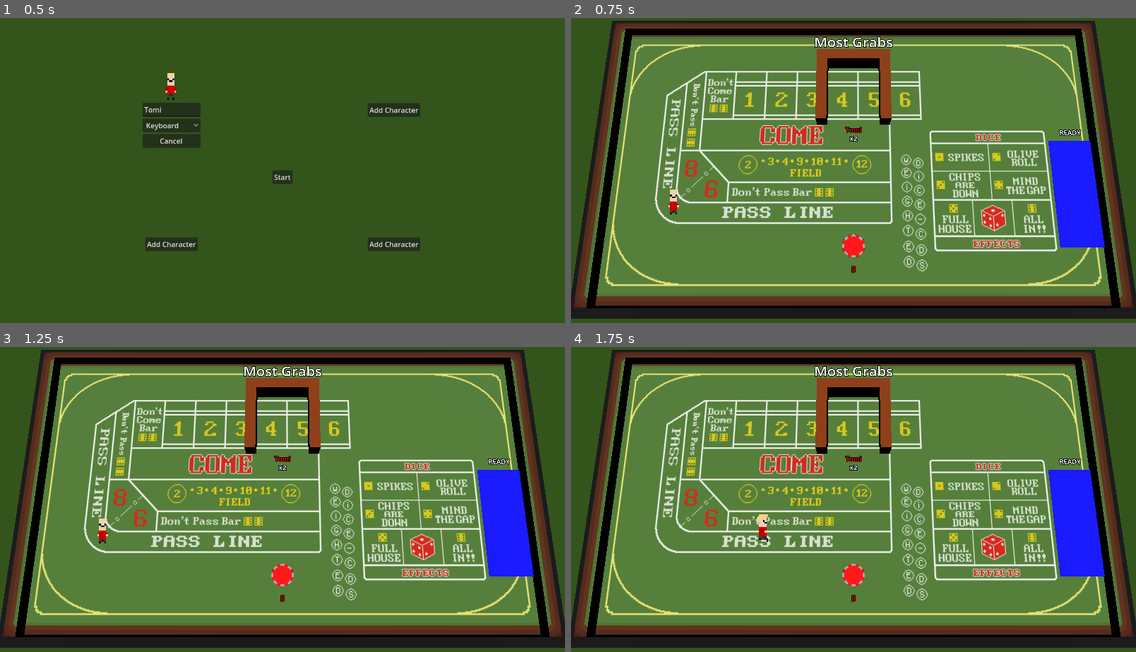
Above: before the commit, frames 1-4 (two rows, left to right).
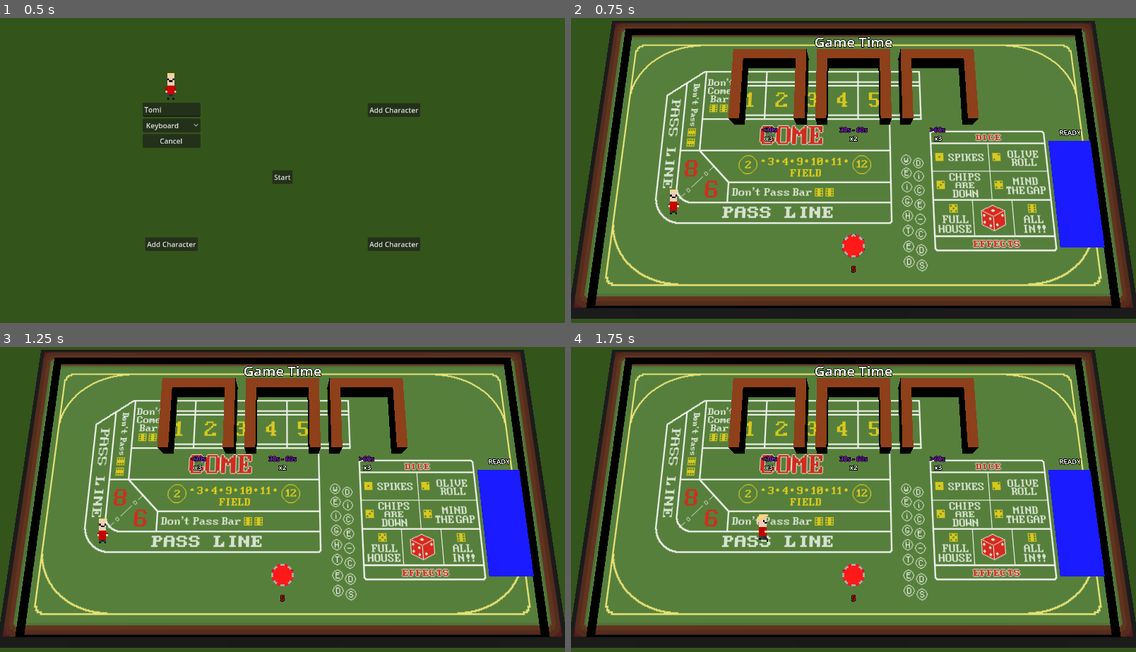
Above: after the commit, the same moments.

Repository: Laks0/weighted-dice-3d
Game: Godot game, scene res://Scenes/CharacterScreen/CharacterScreen.tscn
Same seed, same stepped clock (60 frames per second), same inputs: the game is played once before the commit and once after it.
Inputs:
- Up to frame 1 (0.5 s): no input
- Up to frame 2 (0.75 s): click "Start" at 0.5 s
- Up to frame 3 (1.25 s): no input
- Up to frame 4 (1.75 s): tap Enter (grab_mouse) at 1.25 s; hold D (move_right_kb) from 1.28 s (still down); tap Alt (grab_kb2) at 1.35 s

Frame 1 is identical in both runs. In frame 2, 4.2% of the frame differs, in the area x 27-73%, y 6-41%; in frame 3, 4.2%; in frame 4, 4.2%.

Commit message:
Apuesta Game Time

Diff:
--- a/Autoload/BetHandler.gd
+++ b/Autoload/BetHandler.gd
@@ -3,7 +3,8 @@
 var bets : Array[Bet]
 
 const firstToDie := preload("res://Autoload/Bets/FirstToDie.gd")
-const mostGrabs := preload("res://Autoload/Bets/MostGrabs.gd")
+const mostGrabs  := preload("res://Autoload/Bets/MostGrabs.gd")
+const gameTime   := preload("res://Autoload/Bets/GameTime.gd")
 
 var currentBet : Bet
 
@@ -13,6 +14,7 @@
 	bets = [
 		firstToDie.new(),
 		mostGrabs.new(),
+		gameTime.new(),
 	]
 
 ## Empieza la ronda de arena
@@ -32,27 +34,13 @@
 	return currentBet.betName
 
 func getCandidates():
-	var allPlayers = PlayerHandler.getPlayersAliveById()
-
-	match currentBet.betType:
-		Bet.BetType.ALL_PLAYERS, Bet.BetType.EXCLUDE_SELF:
-			return allPlayers
-
-	return []
+	return Bet.getCandidates(currentBet.betType)
 
 func getCandidateName(candidate) -> String:
-	match currentBet.betType:
-		Bet.BetType.ALL_PLAYERS, Bet.BetType.EXCLUDE_SELF:
-			return PlayerHandler.getPlayerById(candidate).name
-
-	return str(candidate)
+	return Bet.getCandidateName(currentBet.betType, candidate)
 
 func getCandidateColor(candidate) -> Color:
-	match currentBet.betType:
-		Bet.BetType.ALL_PLAYERS, Bet.BetType.EXCLUDE_SELF:
-			return PlayerHandler.getPlayerById(candidate).color
-
-	return Color.WHITE
+	return Bet.getCandidateColor(currentBet.betType, candidate)
 
 func getCandidateOdds(candidate) -> int:
 	return currentBet.getCandidateOdds(candidate)
--- a/Autoload/Bets/Bet.gd
+++ b/Autoload/Bets/Bet.gd
@@ -3,7 +3,8 @@
 
 enum BetType {
 	EXCLUDE_SELF,
-	ALL_PLAYERS
+	ALL_PLAYERS,
+	GAME_TIME
 }
 
 var _arena   : Arena
@@ -25,3 +26,48 @@
 
 func getCandidateOdds(_candidate) -> int:
 	return 2
+
+# Funciones estáticas
+
+static func getCandidates(type : BetType) -> Array:
+	var allPlayers = PlayerHandler.getPlayersAliveById()
+
+	match type:
+		Bet.BetType.ALL_PLAYERS, Bet.BetType.EXCLUDE_SELF:
+			return allPlayers
+		Bet.BetType.GAME_TIME:
+			return GameTimes.values()
+
+	return []
+
+static func getCandidateName(type : BetType, candidate) -> String:
+	match type:
+		Bet.BetType.ALL_PLAYERS, Bet.BetType.EXCLUDE_SELF:
+			return PlayerHandler.getPlayerById(candidate).name
+		Bet.BetType.GAME_TIME:
+			return _gameTimeName(candidate)
+
+	return str(candidate)
+
+static func getCandidateColor(type: BetType, candidate) -> Color:
+	match type:
+		Bet.BetType.ALL_PLAYERS, Bet.BetType.EXCLUDE_SELF:
+			return PlayerHandler.getPlayerById(candidate).color
+
+	return Color.PURPLE
+
+enum GameTimes {
+	FIRST_30,
+	FROM_30_TO_60,
+	MORE_THAN_60
+}
+
+static func _gameTimeName(time : GameTimes) -> String:
+	match time:
+		GameTimes.FIRST_30:
+			return "<30s"
+		GameTimes.FROM_30_TO_60:
+			return "30s - 60s"
+		GameTimes.MORE_THAN_60:
+			return ">60s"
+	return ""
--- /dev/null
+++ b/Autoload/Bets/GameTime.gd
@@ -0,0 +1,22 @@
+extends Bet
+
+func _init():
+	betName = "Game Time"
+	betType = BetType.GAME_TIME
+
+func settle():
+	if _arena.gameTime < 30:
+		_result = GameTimes.FIRST_30
+	elif _arena.gameTime > 60:
+		_result = GameTimes.MORE_THAN_60
+	else:
+		_result = GameTimes.FROM_30_TO_60
+
+func hasWon(candidate) -> bool:
+	return candidate == _result
+
+func getCandidateOdds(candidate) -> int:
+	if candidate == GameTimes.FROM_30_TO_60:
+		return 2
+
+	return 3
